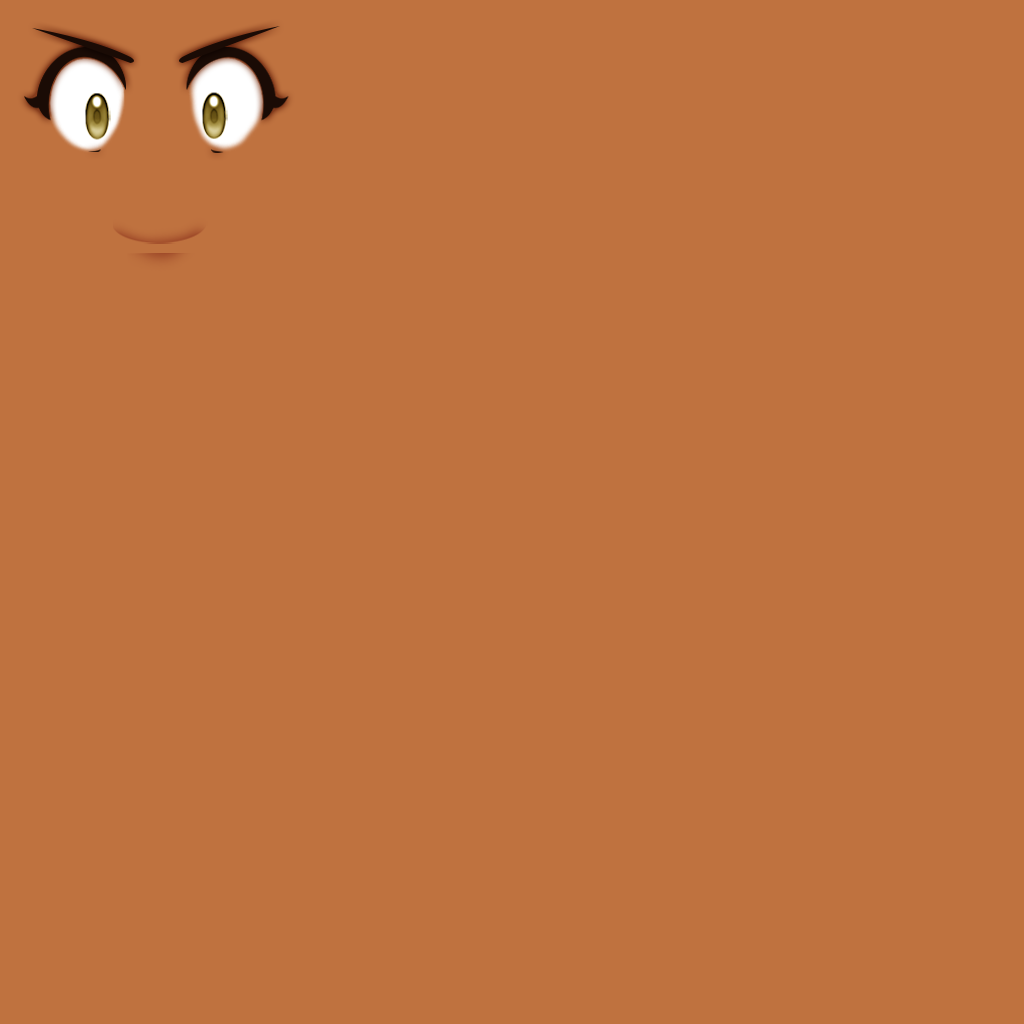
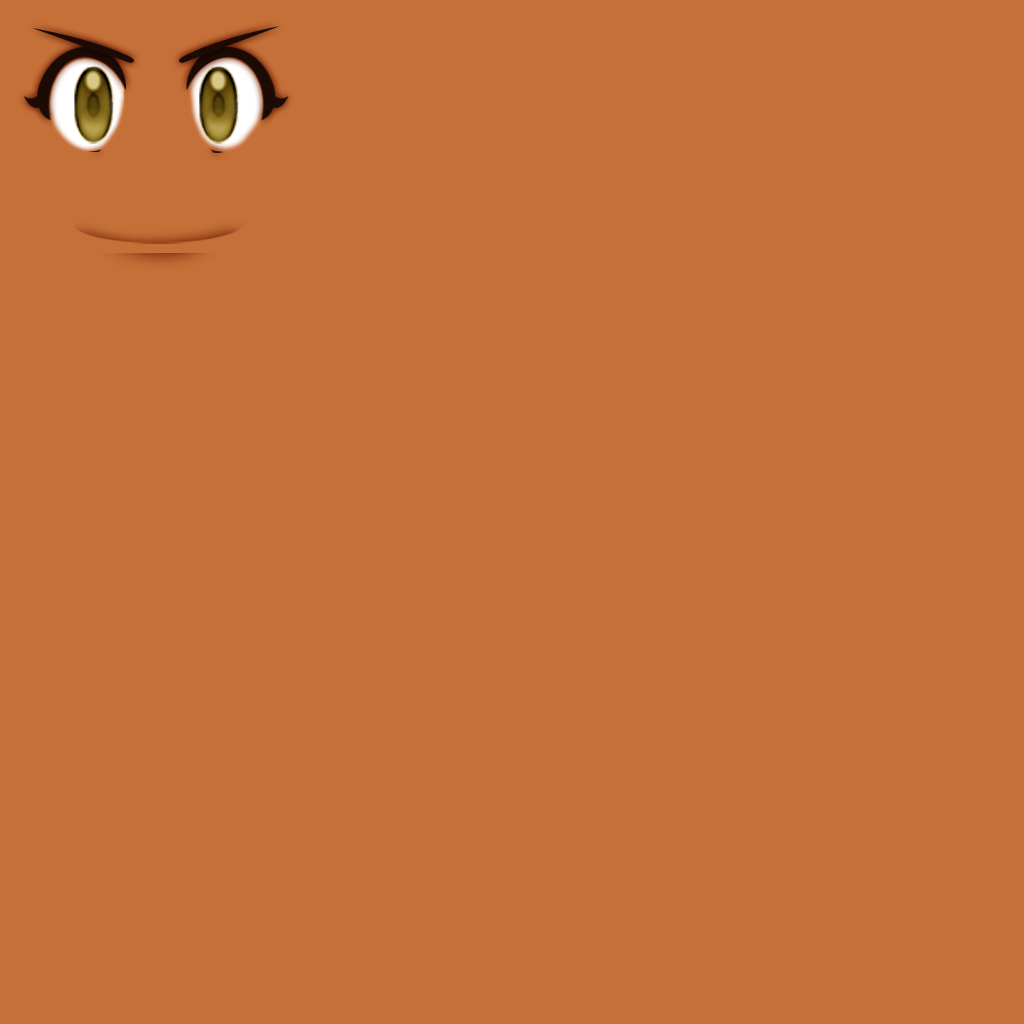
Two versions of the same layered image (1024×1024). Layer-by-layer changes:
painted on "Layer 6" over [75, 215, 247, 274]
removed layer "Layer 5" over [113, 215, 208, 245]
removed layer "Layer 4" (was soft light) over [0, 0, 997, 1021]
removed layer "tr0001_00_eye_lyc_99 copy" over [202, 92, 228, 139]
added layer "Layer 9 copy 2" above "Layer 9 copy" over [199, 65, 241, 144]
"Layer 9 copy": blend soft light → normal, painted on it over [0, 0, 1019, 1024]
removed layer "tr0001_00_eye_lyc_99" over [85, 93, 111, 140]
